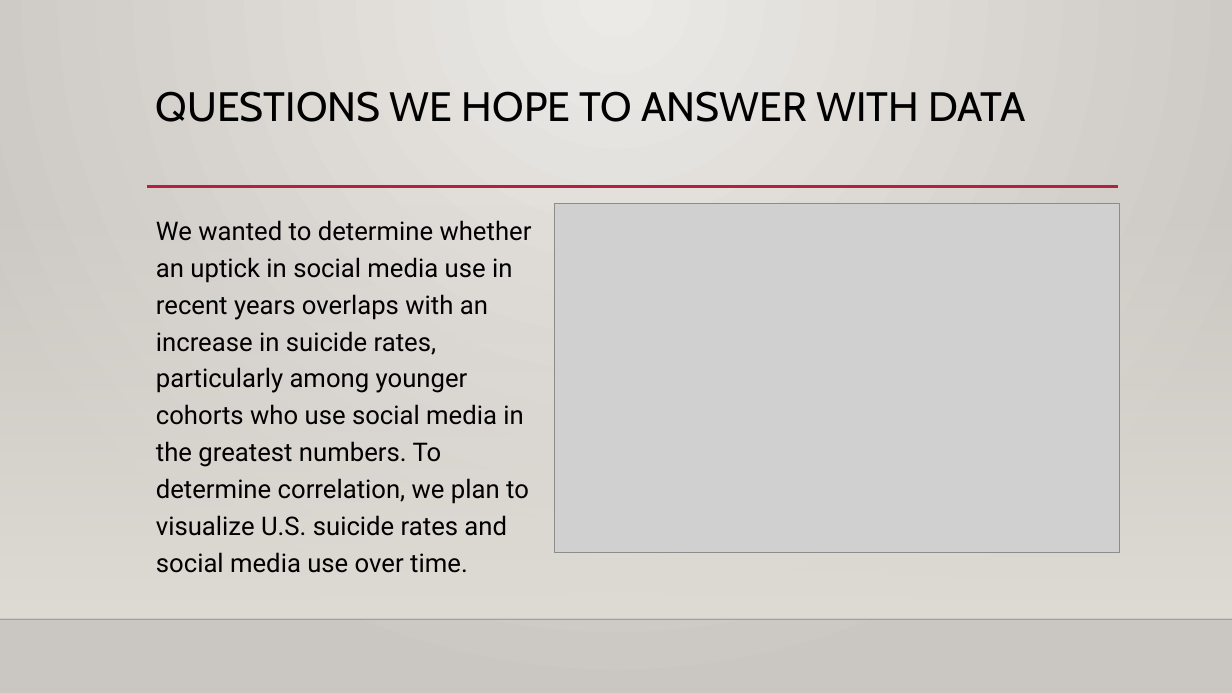
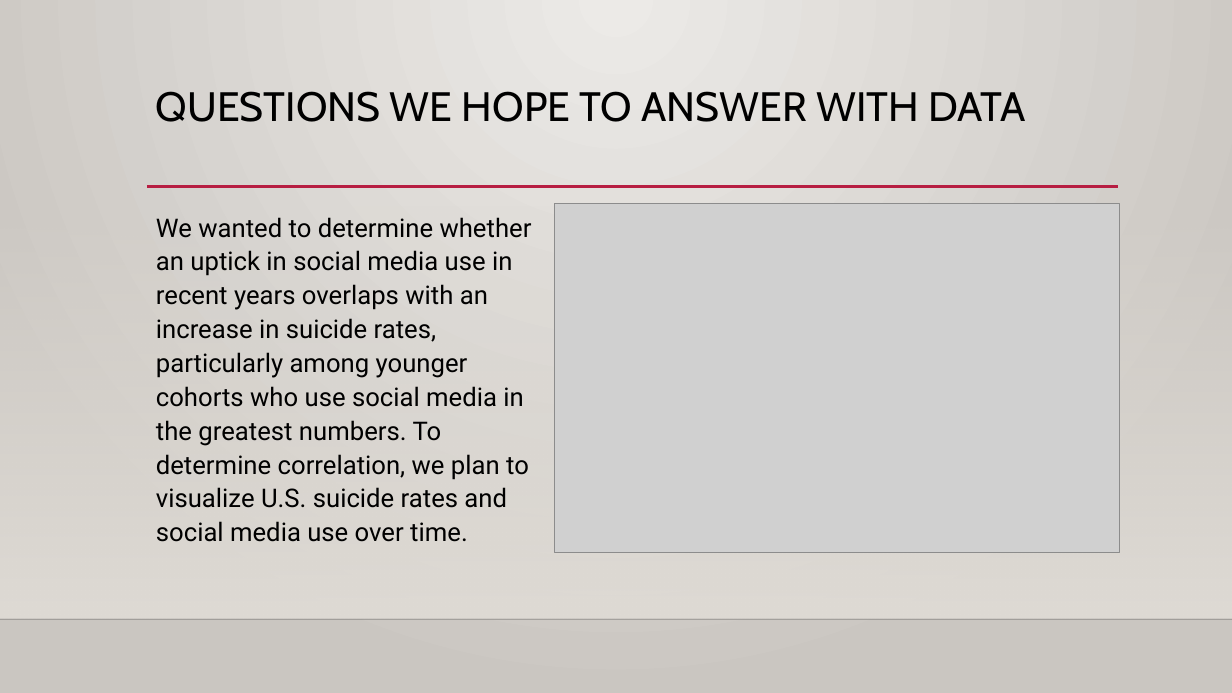
Before and after one commit to NensiH/Social_media_impact, a slide deck: slide 9 of Presentation/Social_Media_Impact_final_ppt.pptx. Drawn at 1232x693 pixels with LibreOffice and Linux fonts; fonts in the diff are those of the drawing; grey boxes stand for pictures; background and template pictures are left out. Boxes give left, top, right and bottom in pixels: in the first picture for what was removed or moved away, otherwise in the second. Text is boxed around its words. In the diff, an @@ line names an element or a change of style, - is before the commit and + after.

Commit message:
update to data exp/analysis slides

```diff
--- a/Presentation/Social_Media_Impact_final_ppt.pptx
+++ b/Presentation/Social_Media_Impact_final_ppt.pptx
@@ text "We wanted to determine whether ..." at bbox=[156, 217, 532, 542]: line spacing 1.2 to 1.1 @@
```
Also in this commit, not shown: 2 other slides changed, 5 slides added, 3 slides removed.
